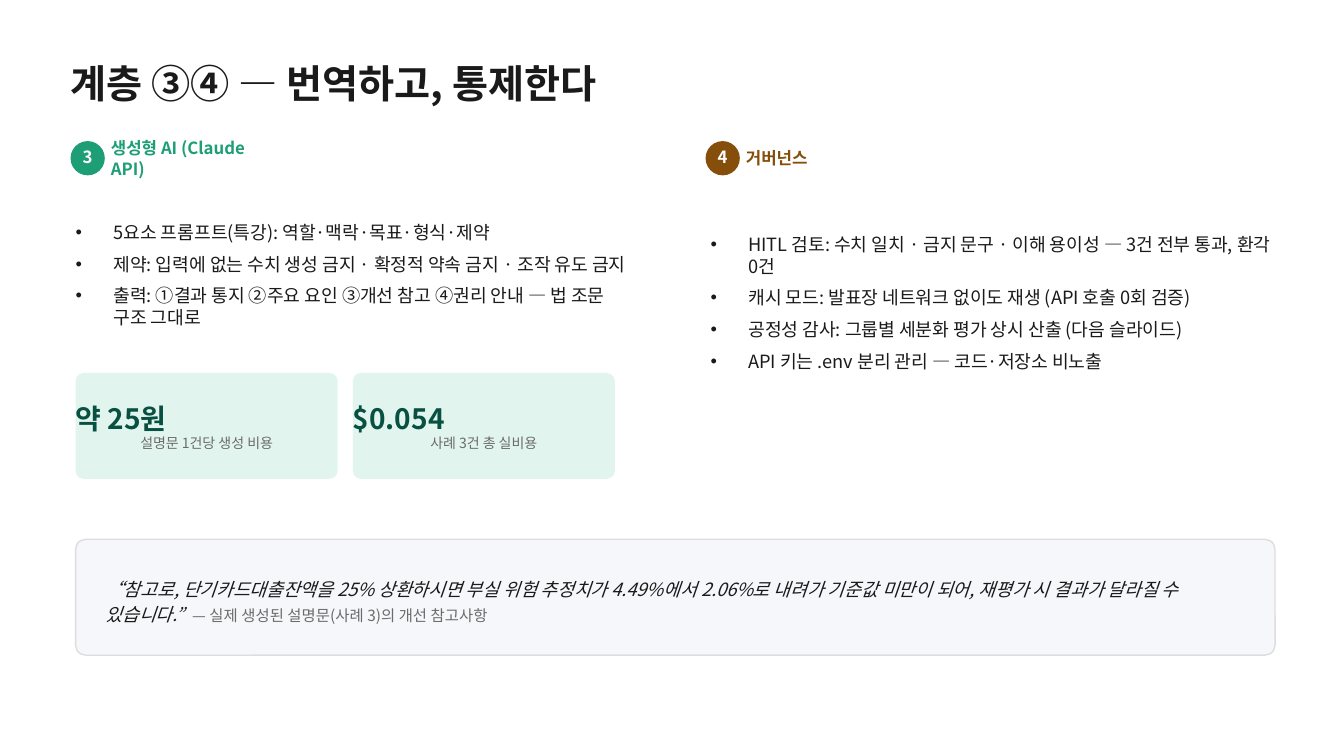
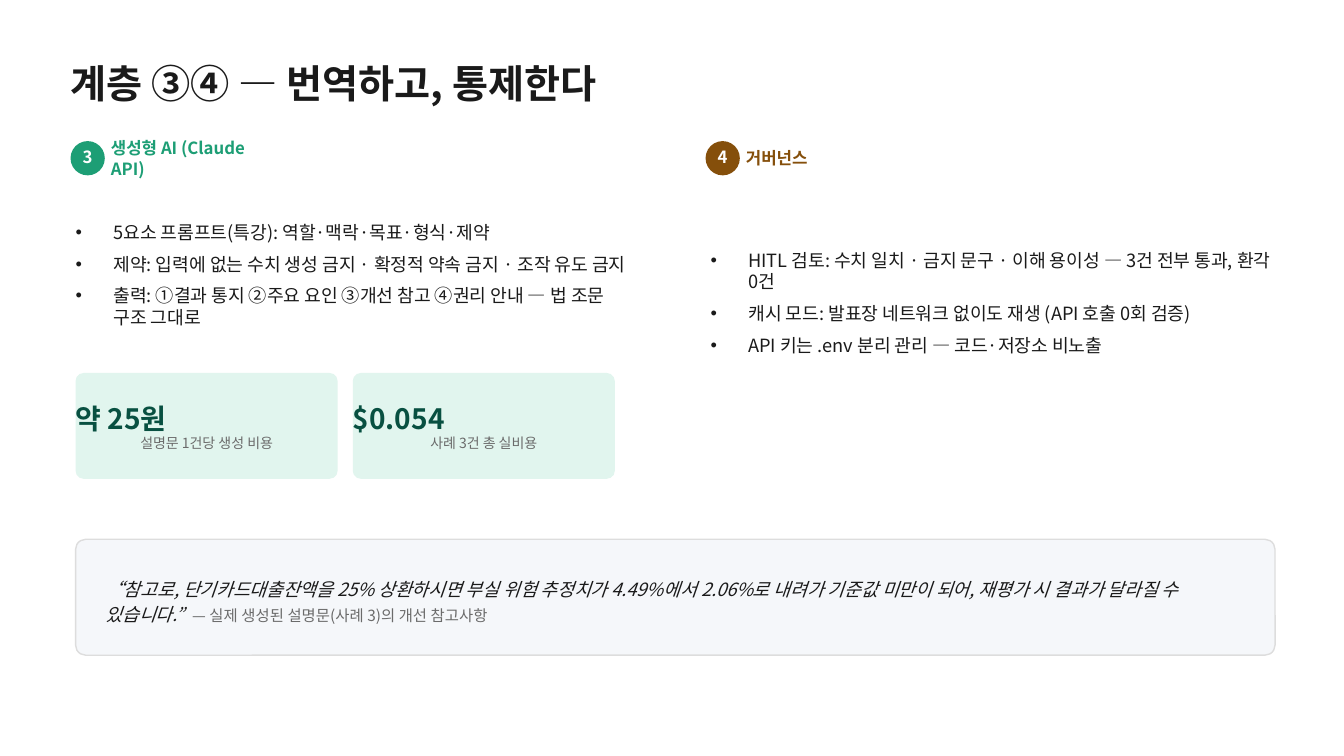
Before and after one commit to gwpark-dev/credit-explainer, a slide deck: slide 9 of CreditExplainer_발표자료_박건우.pptx. Drawn at 1344x756 pixels with LibreOffice and Linux fonts; fonts in the diff are those of the drawing. Boxes give left, top, right and bottom in pixels: in the first picture for what was removed or moved away, otherwise in the second. Text is boxed around its words. In the diff, an @@ line names an element or a change of style, - is before the commit and + after.

```diff
--- a/CreditExplainer_발표자료_박건우.pptx
+++ b/CreditExplainer_발표자료_박건우.pptx
@@ text at [748,321,1182,340]: paragraph removed @@
-• 공정성 감사: 그룹별 세분화 평가 상시 산출 (다음 슬라이드)
```
Also in this commit, not shown: 7 other slides changed, 1 slide removed, 1 other file.
